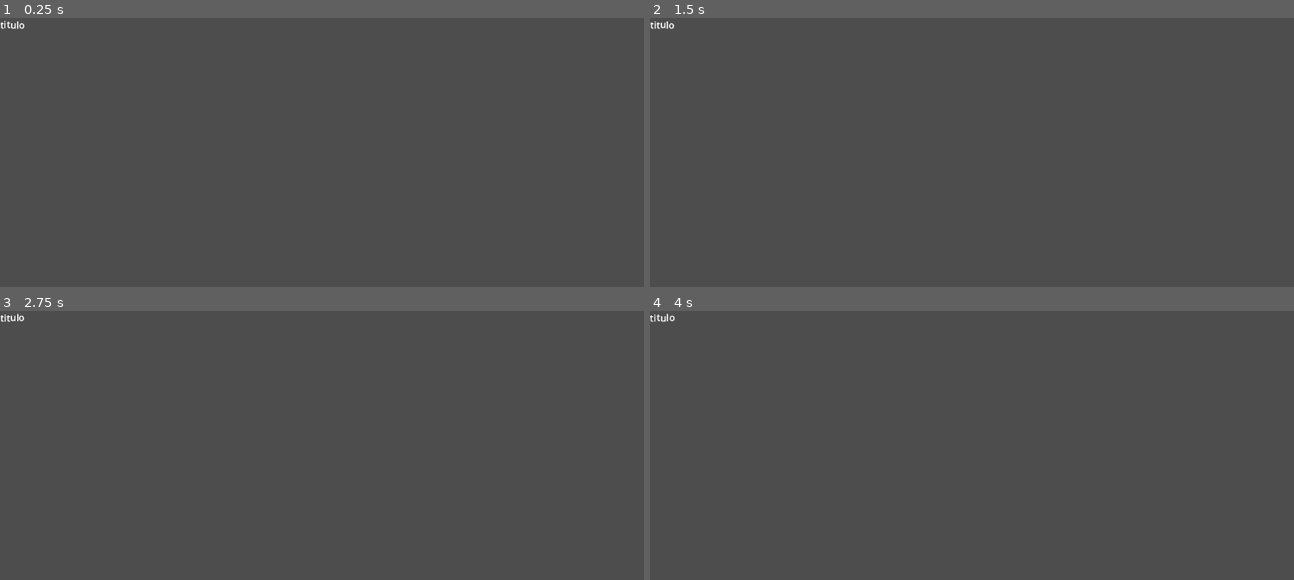
Above: before the commit, frames 1-4 (two rows, left to right).
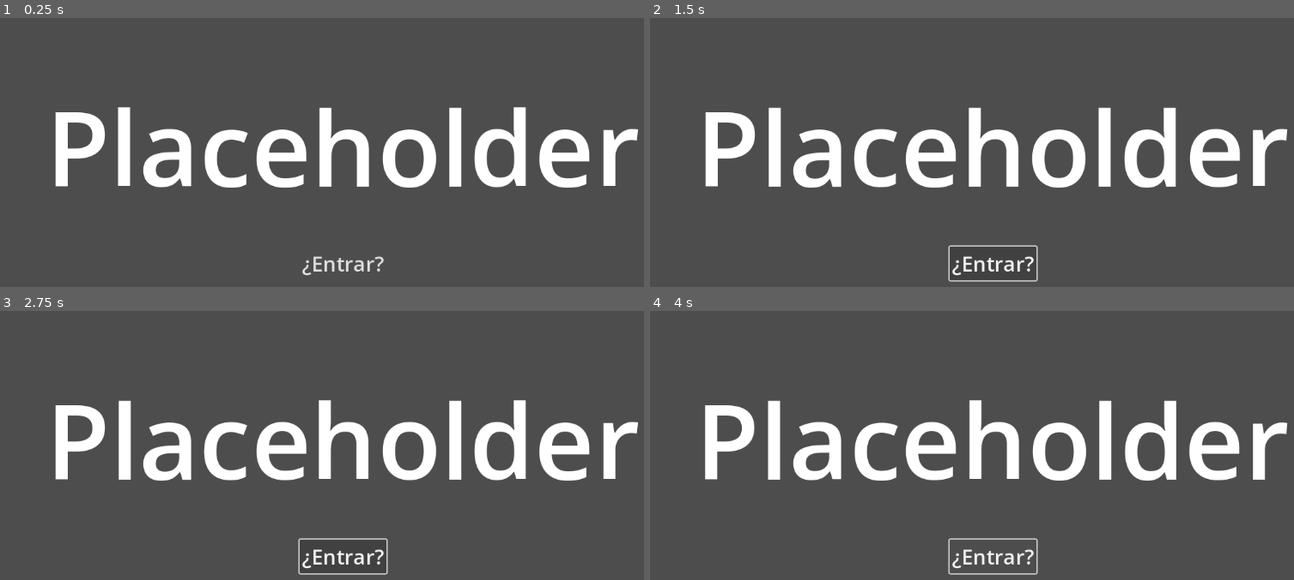
Above: after the commit, the same moments.

Repository: BigKevlar/MalagaGameJam2024
Game: Godot game, scene res://Scenes/menu_principal.tscn
The game is run twice, just before and just after one commit, with the same random seed, the same clock (stepped at 60 frames per second) and the same inputs. The project has no main scene, so this scene is started directly.
Inputs (mouse positions are in pixels of both pictures, inside the frame that each line leads up to):
- Up to frame 1 (0.25 s): no input
- Up to frame 2 (1.5 s): click (991, 262) at 0.5 s, where only the run after the commit has a clickable "¿Entrar?"; click (991, 262) at 1.25 s, where only the run after the commit has a clickable "¿Entrar?"
- Up to frame 3 (2.75 s): click (341, 555) at 2 s, where only the run after the commit has a clickable "¿Entrar?"
- Up to frame 4 (4 s): move the mouse to (1145, 483) at 2.77 s; press the mouse at (1145, 483) at 2.78 s; move the mouse to (856, 523) at 3.52 s; release the mouse at (856, 523) at 3.53 s; click (856, 523) at 3.6 s

The runs differ from the first frame. In frame 1, 10% of the frame differs, in the area x 0-100%, y 0-96%; in frame 2, 10%; in frame 3, 10%, in the area x 0-100%, y 0-99%; in frame 4, 10%.

Commit message:
sistema de dialogo

Diff:
--- a/Scenes/menu_principal.tscn
+++ b/Scenes/menu_principal.tscn
@@ -1,4 +1,14 @@
-[gd_scene format=3 uid="uid://cjyfpgyt402pb"]
+[gd_scene load_steps=5 format=3 uid="uid://cjyfpgyt402pb"]
+
+[ext_resource type="Script" path="res://Scripts/menu_principal.gd" id="1_de1jv"]
+
+[sub_resource type="Theme" id="Theme_1ltwa"]
+default_font_size = 175
+
+[sub_resource type="Theme" id="Theme_lnv3o"]
+default_font_size = 35
+
+[sub_resource type="StyleBoxEmpty" id="StyleBoxEmpty_ljeqr"]
 
 [node name="MenuPrincipal" type="Control"]
 layout_mode = 3
@@ -7,10 +17,37 @@
 anchor_bottom = 1.0
 grow_horizontal = 2
 grow_vertical = 2
+script = ExtResource("1_de1jv")
 
-[node name="RichTextLabel" type="RichTextLabel" parent="."]
-layout_mode = 0
-offset_right = 101.0
-offset_bottom = 40.0
+[node name="título_principal" type="RichTextLabel" parent="."]
+layout_mode = 1
+anchors_preset = 5
+anchor_left = 0.5
+anchor_right = 0.5
+offset_left = -594.0
+offset_top = 96.0
+offset_right = 594.0
+offset_bottom = 374.0
+grow_horizontal = 2
+theme = SubResource("Theme_1ltwa")
 bbcode_enabled = true
-text = "[shake rate=20.0 level=5 connected=1]titulo"
+text = "[shake rate=20.0 level=2 connected=1][center]Placeholder"
+
+[node name="boton_empezar" type="Button" parent="."]
+layout_mode = 1
+anchors_preset = 8
+anchor_left = 0.5
+anchor_top = 0.5
+anchor_right = 0.5
+anchor_bottom = 0.5
+offset_left = -73.0
+offset_top = 61.0
+offset_right = 73.0
+offset_bottom = 118.0
+grow_horizontal = 2
+grow_vertical = 2
+theme = SubResource("Theme_lnv3o")
+theme_override_styles/normal = SubResource("StyleBoxEmpty_ljeqr")
+text = "¿Entrar?"
+
+[connection signal="pressed" from="boton_empezar" to="." method="_on_boton_empezar_pressed"]
--- /dev/null
+++ b/Scenes/prueba_dialogo_ui.tscn
@@ -0,0 +1,45 @@
+[gd_scene load_steps=4 format=3 uid="uid://dvpe5rqdpg3si"]
+
+[ext_resource type="Script" path="res://Scripts/prueba_dialogo_ui.gd" id="1_4sxmj"]
+[ext_resource type="Texture2D" uid="uid://lnub58ac4hl2" path="res://Textures/Solid_white_bordered.png" id="1_mopyc"]
+[ext_resource type="FontFile" uid="uid://d3wkk7hamgxjo" path="res://Font/Maquina de Escribir.ttf" id="3_bp7fc"]
+
+[node name="PruebaDialogoUi" type="Control"]
+layout_mode = 3
+anchors_preset = 15
+anchor_right = 1.0
+anchor_bottom = 1.0
+grow_horizontal = 2
+grow_vertical = 2
+script = ExtResource("1_4sxmj")
+
+[node name="TextureRect" type="TextureRect" parent="."]
+layout_mode = 1
+anchors_preset = 12
+anchor_top = 1.0
+anchor_right = 1.0
+anchor_bottom = 1.0
+offset_top = -231.0
+offset_bottom = -31.0
+grow_horizontal = 2
+grow_vertical = 0
+texture = ExtResource("1_mopyc")
+
+[node name="RichTextLabel" type="RichTextLabel" parent="TextureRect"]
+layout_mode = 1
+anchors_preset = 8
+anchor_left = 0.5
+anchor_top = 0.5
+anchor_right = 0.5
+anchor_bottom = 0.5
+offset_left = -543.5
+offset_top = -85.0
+offset_right = 543.5
+offset_bottom = 85.0
+grow_horizontal = 2
+grow_vertical = 2
+theme_override_colors/default_color = Color(0.190762, 0.190762, 0.190762, 1)
+theme_override_fonts/normal_font = ExtResource("3_bp7fc")
+theme_override_font_sizes/normal_font_size = 25
+bbcode_enabled = true
+text = "[shake rate=15.0 level=2 connected=1]"
--- /dev/null
+++ b/Scripts/menu_principal.gd
@@ -0,0 +1,6 @@
+extends Control
+
+@onready var boton_empezar = $boton_empezar
+
+func _on_boton_empezar_pressed():
+	get_tree().change_scene_to_file("res://Scenes/Escenario_juego.tscn")
--- /dev/null
+++ b/Scripts/prueba_dialogo_ui.gd
@@ -0,0 +1,32 @@
+extends Control
+
+@onready var rich_text_label = $TextureRect/RichTextLabel
+var texto : Array = ["malagajam", "tengo otro texto que mostrarte..."]
+var texto_index = -1
+var terminado = true
+
+func _input(event):
+	if event.is_action_pressed("LMB") and terminado:
+		terminado = false
+		limpiar_texto()
+		await escribir_texto()
+		terminado = true
+	elif event.is_action_pressed("LMB") and not terminado:
+		terminado = true
+		limpiar_texto()
+		terminar_texto()
+
+func escribir_texto():
+	texto_index += 1
+	var i = 0
+	while i < texto[texto_index].length() and not terminado:
+		rich_text_label.text += texto[texto_index][i]
+		await get_tree().create_timer(0.1).timeout
+		i += 1
+
+func limpiar_texto():
+	rich_text_label.text = ""
+	rich_text_label.bbcode_text = "[shake rate=15.0 level=2 connected=1]"
+
+func terminar_texto():
+	rich_text_label.text += texto[texto_index]
--- a/project.godot
+++ b/project.godot
@@ -13,3 +13,11 @@
 config/name="malagajam18"
 config/features=PackedStringArray("4.2", "Forward Plus")
 config/icon="res://icon.svg"
+
+[input]
+
+LMB={
+"deadzone": 0.5,
+"events": [Object(InputEventMouseButton,"resource_local_to_scene":false,"resource_name":"","device":-1,"window_id":0,"alt_pressed":false,"shift_pressed":false,"ctrl_pressed":false,"meta_pressed":false,"button_mask":0,"position":Vector2(0, 0),"global_position":Vector2(0, 0),"factor":1.0,"button_index":1,"canceled":false,"pressed":false,"double_click":false,"script":null)
+]
+}
Binary file added: Font/Maquina de Escribir.ttf
Not shown, added: Font/Maquina de Escribir.ttf.import
Not shown, added: Textures/Imágenes Polo Digital/Planta 0.jpg.import
Not shown, added: Textures/Imágenes Polo Digital/Planta 1.jpg.import
Not shown, added: Textures/Imágenes Polo Digital/Planta 3.jpg.import
Not shown, added: Textures/Imágenes Polo Digital/img001.jpg.import
Not shown, added: Textures/Imágenes Polo Digital/img002.jpg.import
Not shown, added: Textures/Imágenes Polo Digital/img003.jpg.import
Not shown, added: Textures/Imágenes Polo Digital/img004.jpg.import
Not shown, added: Textures/Imágenes Polo Digital/img005.jpg.import
Not shown, added: Textures/Imágenes Polo Digital/img006.jpg.import
Not shown, added: Textures/Imágenes Polo Digital/img007.jpeg.import
(and 2 more such lines)
